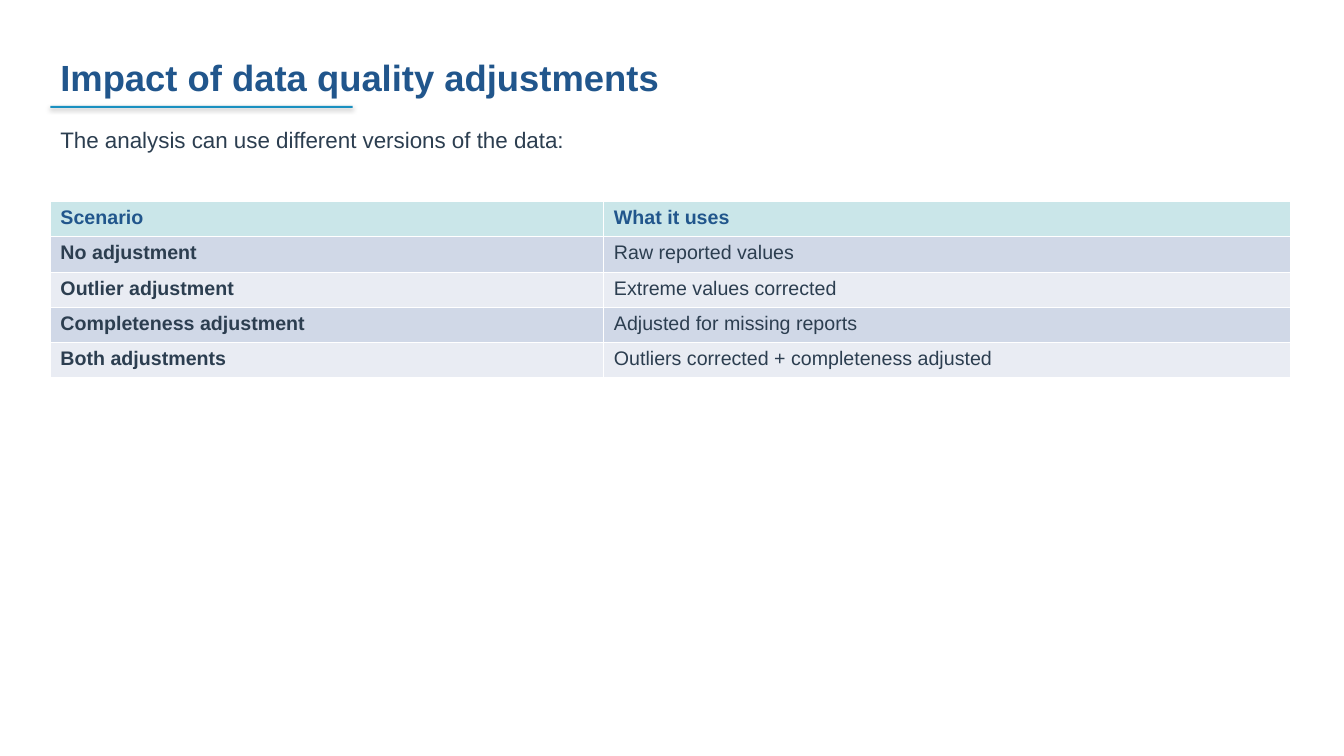
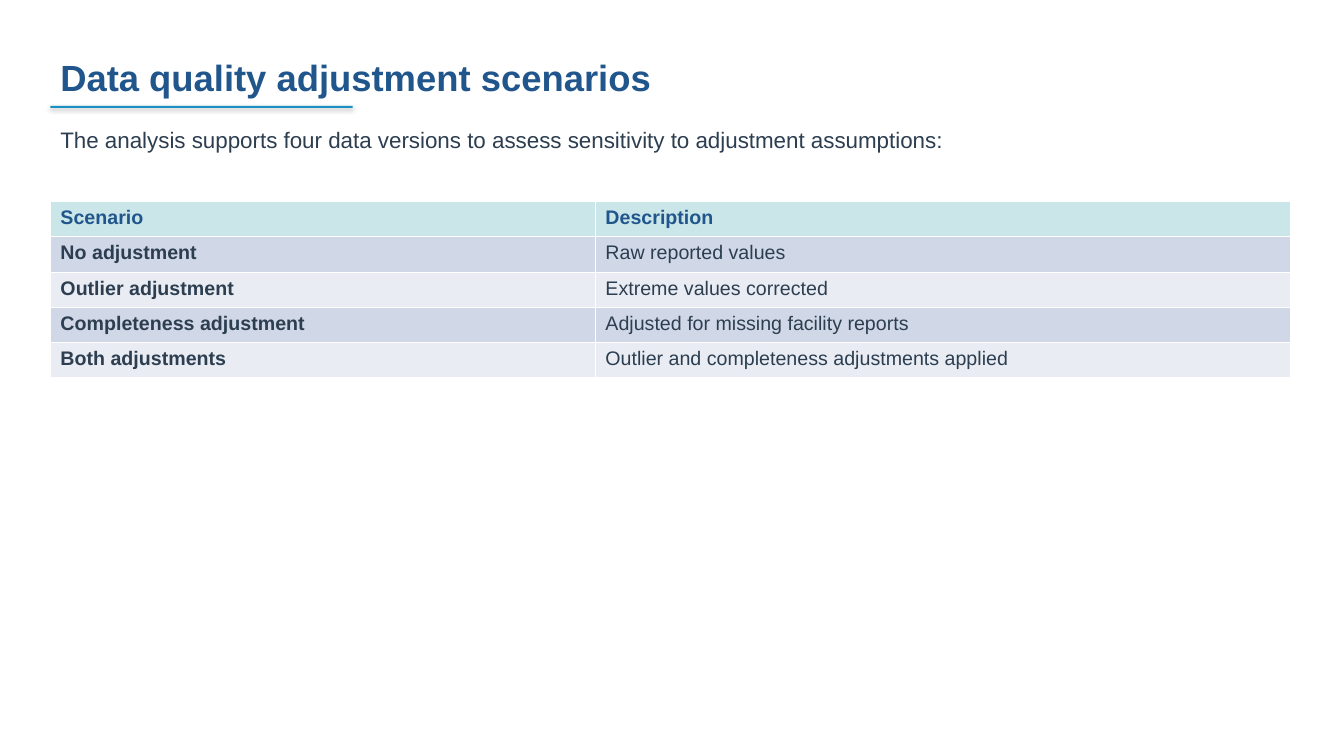
Before and after one commit to FASTR-Analytics/fastr-resource-hub, a slide deck: slide 67 of outputs/2026-zambia_deck.pptx (slide 70 before the commit). Drawn at 1344x756 pixels with LibreOffice and Linux fonts; fonts in the diff are those of the drawing. Boxes give left, top, right and bottom in pixels: in the first picture for what was removed or moved away, otherwise in the second. Text is boxed around its words. In the diff, an @@ line names an element or a change of style, - is before the commit and + after.

```diff
--- a/outputs/2026-zambia_deck.pptx
+++ b/outputs/2026-zambia_deck.pptx
@@ text at <box>60,64,651,99</box>: text changed @@
-Impact of data quality adjustments
+Data quality adjustment scenarios
@@ text at <box>60,131,943,153</box>: text changed @@
-The analysis can use different versions of the data:
+The analysis supports four data versions to assess sensitivity to adjustment assumptions:
@@ table at <box>50,202,1291,378</box> @@
-row 1, column 2: What it uses
+row 1, column 2: Description
-row 4, column 2: Adjusted for missing reports
+row 4, column 2: Adjusted for missing facility reports
-row 5, column 2: Outliers corrected + completeness adjusted
+row 5, column 2: Outlier and completeness adjustments applied
```
Also in this commit, not shown: 25 other slides changed, 24 slides added, 39 slides removed, 12 other files.
